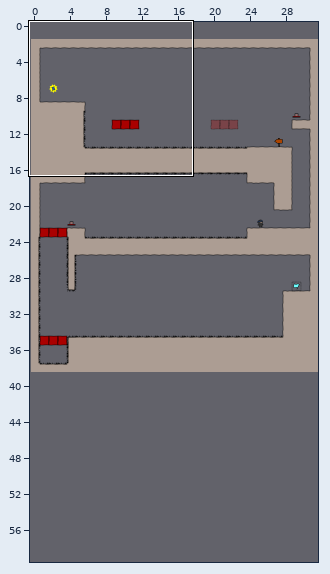
One commit to this Tiled map: raw/levelconverter/maps/l10.tmx. The first picture is a wide view before the edit; the outline marks the close-up.
Close-up. Earlier state:
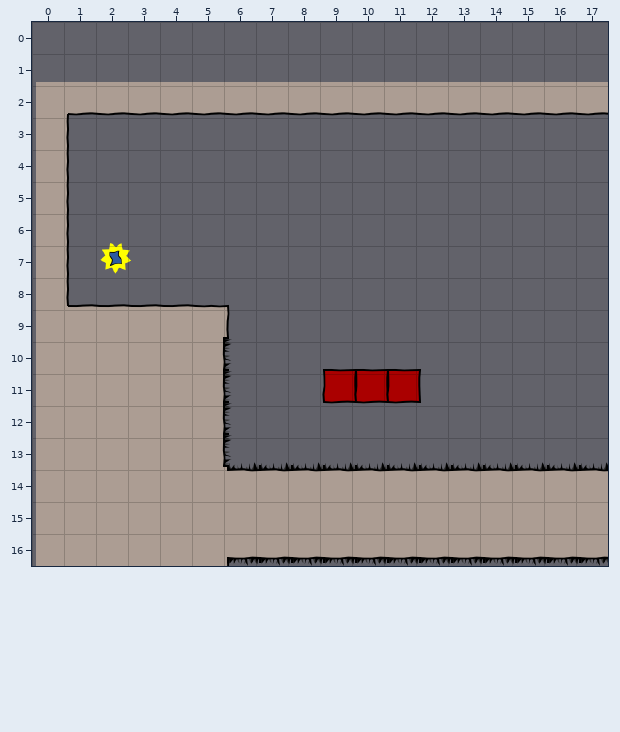
Cells are 40x40 px. Shown: x 0..17, y 0..16. The commit also changed other parts of the map, which this record leaves out. The old version is drawn lined up with the new one.
New version:
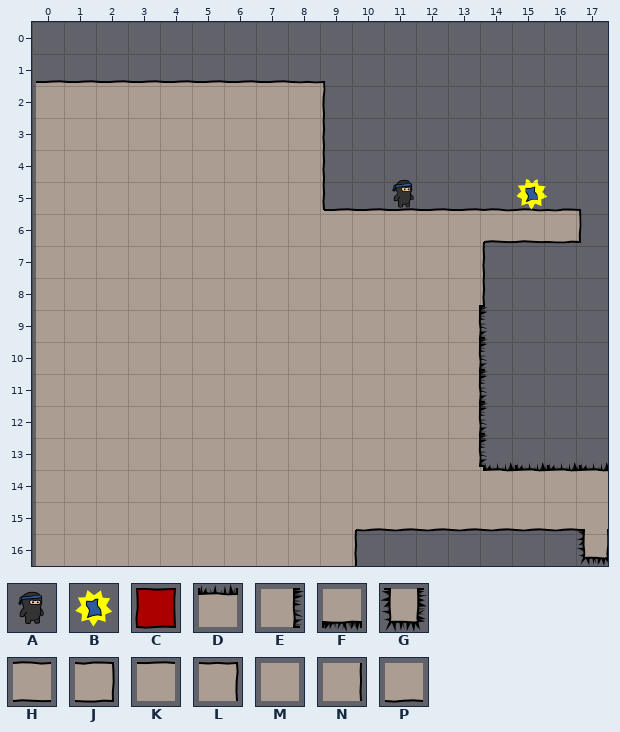
Key: from "objectpalette": A 0, B 3, C 18, D 41, E 50, F 57, G 59; from "world1": H 1, J 2, K 9, L 10, M 17, N 18, P 25.
_ is an empty cell.
Edits made:
map size 32x37 -> 32x60 cells (old content now starts at 0,2; both pictures use the new coordinates)
Layer "walls":
The edit adds tile H in row 6 at x 14 to 15.
The edit adds tile J in row 6 at x 16.
Tile M gives way to tile K in row 2 at x 0.
Tile P gives way to tile K in row 2 at x 1 to 7.
The edit adds tile K in row 6 at x 9 to 13.
Tile P gives way to tile L in row 2 at x 8.
Tile K gives way to tile M in row 9 at x 1 to 4.
Tile L gives way to tile M in row 9 at x 5.
Tile N gives way to tile M in rows 3 to 8 at x 0.
The edit adds tile M in rows 3 to 5 at x 1 to 7; in row 6 at x 1 to 8; in rows 7 to 8 at x 1 to 12; in row 9 at x 6 to 12; in rows 10 to 13 at x 5 to 12; in row 14 at x 6 to 13.
The edit adds tile M in row 16 at x 6 to 8.
The edit adds tile N in rows 3 to 5 at x 8; in rows 7 to 8 at x 13; in row 16 at x 9.
Tile M gives way to tile P in row 15 at x 10 to 16.
The author cleared tile P in row 2 at x 9 to 17.
Layer "objects":
The edit adds tile A in row 5 at x 11.
The edit adds tile B in row 5 at x 15.
The edit adds tile E in rows 9 to 13 at x 13.
Tile F gives way to tile G in row 16 at x 17.
The author cleared tile B in row 7 at x 2.
The author cleared tile C in row 11 at x 9 to 11.
The author cleared tile D in row 14 at x 6 to 13.
The author cleared tile E in rows 10 to 13 at x 5.
The author cleared tile F in row 16 at x 6 to 16.
